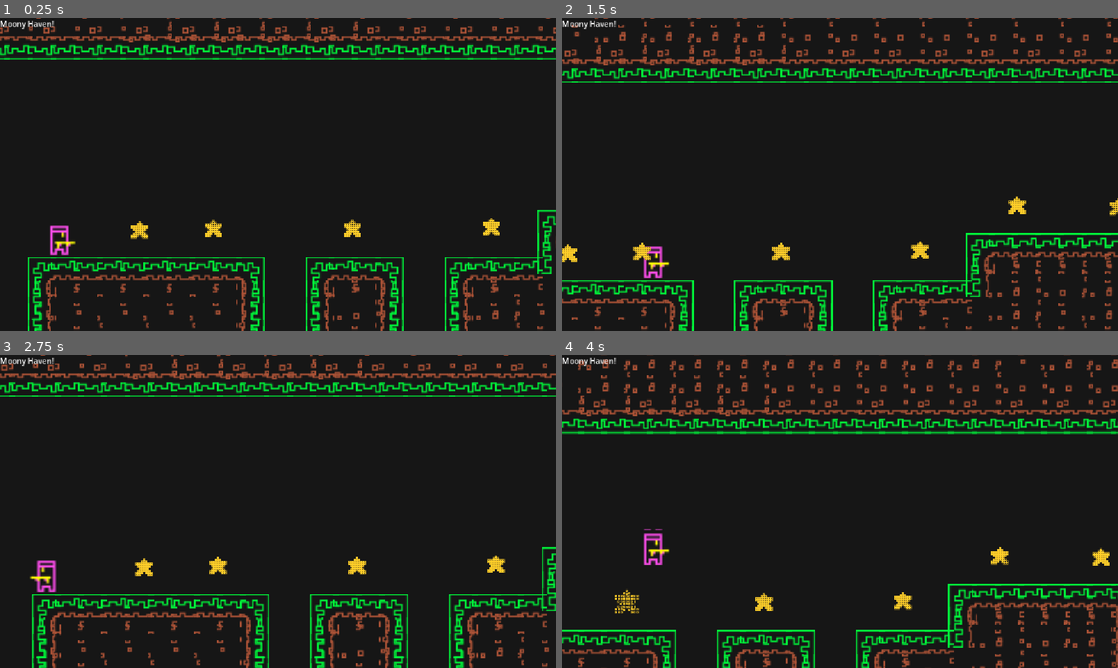
Above: before the commit, frames 1-4 (two rows, left to right).
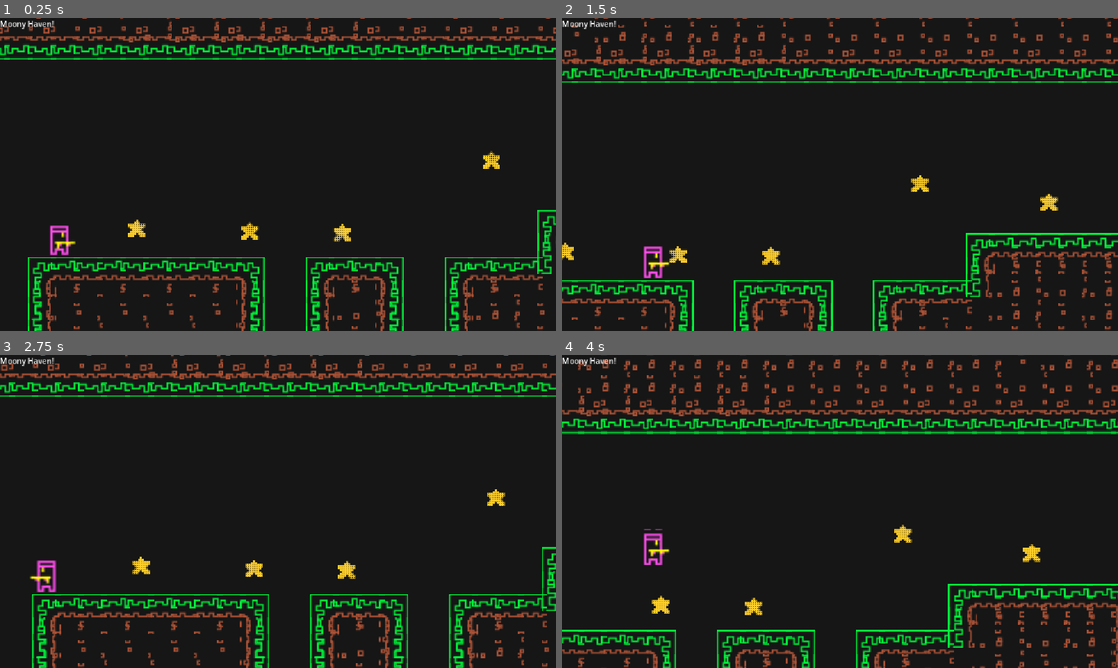
Above: after the commit, the same moments.

Repository: SlayerArman/moony-haven
Game: Godot game, scene res://main.tscn
Same seed, same stepped clock (60 frames per second), same inputs: the game is played once before the commit and once after it.
Inputs (mouse positions are in pixels of both pictures, inside the frame that each line leads up to):
- Up to frame 1 (0.25 s): no input
- Up to frame 2 (1.5 s): tap Enter at 0.5 s; move the mouse to (962, 158) at 0.52 s; hold D (Move Right) from 0.53 s (still down); tap Alt at 0.6 s; click (962, 158) at 0.67 s; tap Space (Jump) at 0.77 s; move the mouse to (728, 190) at 1.27 s; tap Shift at 1.35 s
- Up to frame 3 (2.75 s): tap Space (Jump) at 1.52 s; move the mouse to (333, 442) at 2.02 s; release D (Move Right) at 2.03 s; hold A (Move Left) from 2.03 s (still down); tap Alt at 2.1 s
- Up to frame 4 (4 s): move the mouse to (812, 574) at 2.77 s; release A (Move Left) at 2.78 s; hold D (Move Right) from 2.78 s (still down); tap Shift at 2.85 s; click (812, 574) at 2.92 s; tap Space (Jump) at 3.02, 3.77 s; move the mouse to (1006, 558) at 3.52 s; tap Alt at 3.6 s

The runs differ from the first frame. In frame 1, 0.9% of the frame differs, in the area x 23-90%, y 42-72%; in frame 2, 1.1%; in frame 3, 0.9%; in frame 4, 1.2%, in the area x 9-99%, y 54-84%.

Commit message:
Export Godot web build and scene tweaks
This commit adds the generated Godot Web export assets for the Moony Haven project, including the HTML shell, JS/WASM runtime files, icon assets, and export preset. It also updates the main scene layout by repositioning star nodes and adding a new Star12 object with its collision and signal wiring.

Diff:
--- a/main.tscn
+++ b/main.tscn
@@ -222,6 +222,7 @@
 tile_set = SubResource("TileSet_1vivr")
 
 [node name="Star" type="Area2D" parent="." unique_id=780273899]
+position = Vector2(-2, -1)
 script = ExtResource("4_lquwl")
 
 [node name="AnimatedSprite2D" type="AnimatedSprite2D" parent="Star" unique_id=659802118]
@@ -236,7 +237,7 @@
 shape = SubResource("CircleShape2D_v5gy4")
 
 [node name="Star2" type="Area2D" parent="." unique_id=2145894201]
-position = Vector2(51, -1)
+position = Vector2(76, 1)
 script = ExtResource("4_lquwl")
 
 [node name="AnimatedSprite2D" type="AnimatedSprite2D" parent="Star2" unique_id=625555204]
@@ -251,7 +252,7 @@
 shape = SubResource("CircleShape2D_v5gy4")
 
 [node name="Star3" type="Area2D" parent="." unique_id=618543470]
-position = Vector2(147, -1)
+position = Vector2(472, -8)
 script = ExtResource("4_lquwl")
 
 [node name="AnimatedSprite2D" type="AnimatedSprite2D" parent="Star3" unique_id=915586983]
@@ -266,7 +267,7 @@
 shape = SubResource("CircleShape2D_v5gy4")
 
 [node name="Star4" type="Area2D" parent="." unique_id=1350852683]
-position = Vector2(147, -1)
+position = Vector2(140, 2)
 script = ExtResource("4_lquwl")
 
 [node name="AnimatedSprite2D" type="AnimatedSprite2D" parent="Star4" unique_id=764730476]
@@ -281,7 +282,7 @@
 shape = SubResource("CircleShape2D_v5gy4")
 
 [node name="Star5" type="Area2D" parent="." unique_id=581338384]
-position = Vector2(243, -2)
+position = Vector2(243, -48)
 script = ExtResource("4_lquwl")
 
 [node name="AnimatedSprite2D" type="AnimatedSprite2D" parent="Star5" unique_id=1560068876]
@@ -296,7 +297,7 @@
 shape = SubResource("CircleShape2D_v5gy4")
 
 [node name="Star6" type="Area2D" parent="." unique_id=157150709]
-position = Vector2(310, -33)
+position = Vector2(332, -35)
 script = ExtResource("4_lquwl")
 
 [node name="AnimatedSprite2D" type="AnimatedSprite2D" parent="Star6" unique_id=1707572459]
@@ -311,7 +312,7 @@
 shape = SubResource("CircleShape2D_v5gy4")
 
 [node name="Star7" type="Area2D" parent="." unique_id=1981306389]
-position = Vector2(380, -32)
+position = Vector2(724, 29)
 script = ExtResource("4_lquwl")
 
 [node name="AnimatedSprite2D" type="AnimatedSprite2D" parent="Star7" unique_id=1639472687]
@@ -326,7 +327,7 @@
 shape = SubResource("CircleShape2D_v5gy4")
 
 [node name="Star8" type="Area2D" parent="." unique_id=789137679]
-position = Vector2(508, 31)
+position = Vector2(556, 32)
 script = ExtResource("4_lquwl")
 
 [node name="AnimatedSprite2D" type="AnimatedSprite2D" parent="Star8" unique_id=121404990]
@@ -341,7 +342,7 @@
 shape = SubResource("CircleShape2D_v5gy4")
 
 [node name="Star9" type="Area2D" parent="." unique_id=2001721905]
-position = Vector2(634, 30)
+position = Vector2(638, 31)
 script = ExtResource("4_lquwl")
 
 [node name="AnimatedSprite2D" type="AnimatedSprite2D" parent="Star9" unique_id=977750581]
@@ -356,7 +357,7 @@
 shape = SubResource("CircleShape2D_v5gy4")
 
 [node name="Star10" type="Area2D" parent="." unique_id=253760050]
-position = Vector2(798, -1)
+position = Vector2(888, -32)
 script = ExtResource("4_lquwl")
 
 [node name="AnimatedSprite2D" type="AnimatedSprite2D" parent="Star10" unique_id=1098368109]
@@ -371,7 +372,7 @@
 shape = SubResource("CircleShape2D_v5gy4")
 
 [node name="Star11" type="Area2D" parent="." unique_id=697530653]
-position = Vector2(1012, 17)
+position = Vector2(1007, 15)
 script = ExtResource("4_lquwl")
 
 [node name="AnimatedSprite2D" type="AnimatedSprite2D" parent="Star11" unique_id=609357177]
@@ -381,6 +382,21 @@
 animation = &"Star"
 
 [node name="CollisionShape2D" type="CollisionShape2D" parent="Star11" unique_id=898382075]
+position = Vector2(107.44, 519.76)
+scale = Vector2(0.4399998, 0.4399998)
+shape = SubResource("CircleShape2D_v5gy4")
+
+[node name="Star12" type="Area2D" parent="." unique_id=669857267]
+position = Vector2(799, -58)
+script = ExtResource("4_lquwl")
+
+[node name="AnimatedSprite2D" type="AnimatedSprite2D" parent="Star12" unique_id=784134744]
+position = Vector2(107, 518)
+scale = Vector2(0.4399998, 0.4399998)
+sprite_frames = SubResource("SpriteFrames_8vrlf")
+animation = &"Star"
+
+[node name="CollisionShape2D" type="CollisionShape2D" parent="Star12" unique_id=1621003957]
 position = Vector2(107.44, 519.76)
 scale = Vector2(0.4399998, 0.4399998)
 shape = SubResource("CircleShape2D_v5gy4")
@@ -404,3 +420,4 @@
 [connection signal="body_entered" from="Star9" to="Star9" method="_on_body_entered"]
 [connection signal="body_entered" from="Star10" to="Star10" method="_on_body_entered"]
 [connection signal="body_entered" from="Star11" to="Star11" method="_on_body_entered"]
+[connection signal="body_entered" from="Star12" to="Star12" method="_on_body_entered"]
Binary file added: Moony Haven.apple-touch-icon.png
Not shown, added: Moony Haven.apple-touch-icon.png.import
Binary file added: Moony Haven.icon.png
Not shown, added: Moony Haven.icon.png.import
Binary file added: Moony Haven.png
Not shown, added: Moony Haven.png.import
Not shown, added: export_presets.cfg
Not shown, added: Moony Haven.audio.position.worklet.js
Not shown, added: Moony Haven.audio.worklet.js
Not shown, added: Moony Haven.js
Not shown, added: Moony Haven.pck
Not shown, added: Moony Haven.wasm
(and 1 more such lines)
